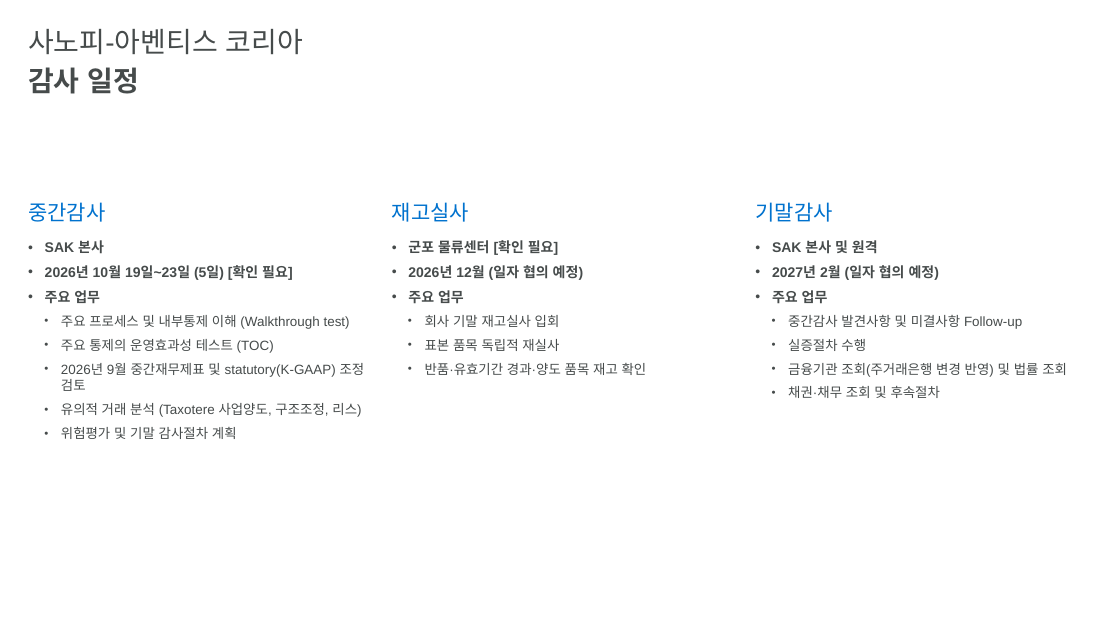
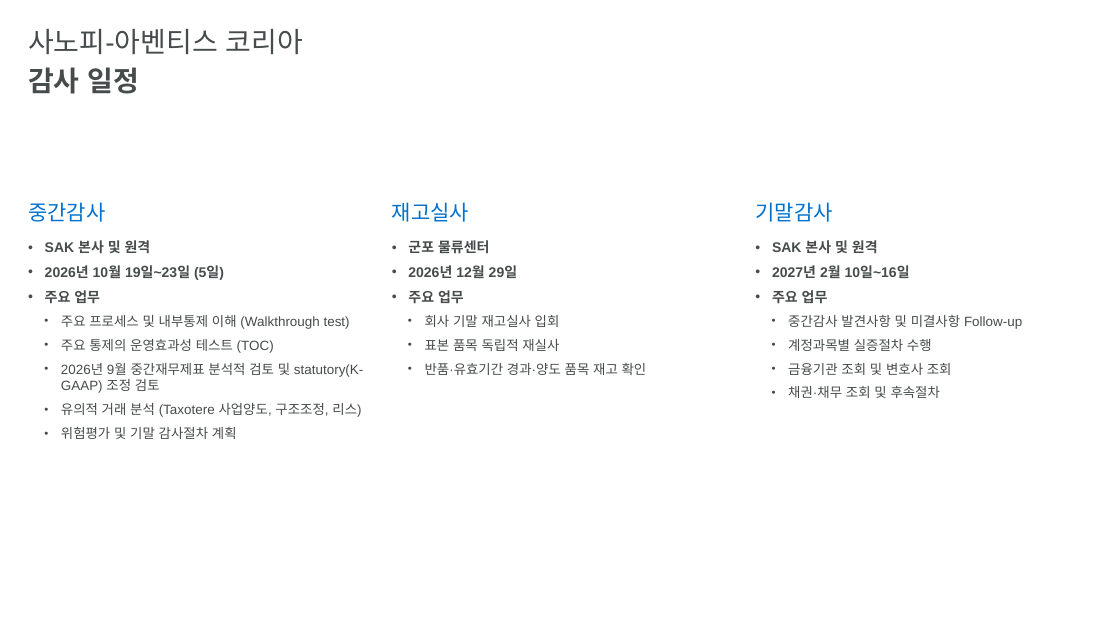
Before and after one commit to hansesle-maker/code, a slide deck: slide 4 of deliverables/SAK_FY2026_Interim_Closing_KO.pptx. Drawn at 1120x630 pixels with LibreOffice and Linux fonts; fonts in the diff are those of the drawing; background and template pictures are left out. Boxes give left, top, right and bottom in pixels: in the first picture for what was removed or moved away, otherwise in the second. Text is boxed around its words. In the diff, an @@ line names an element or a change of style, - is before the commit and + after.

```diff
--- a/deliverables/SAK_FY2026_Interim_Closing_KO.pptx
+++ b/deliverables/SAK_FY2026_Interim_Closing_KO.pptx
@@ text at (x1=45, y1=240, x2=224, y2=280): text changed @@
-• SAK 본사
-• 2026년 10월 19일~23일 (5일) [확인 필요]
+• SAK 본사 및 원격
+• 2026년 10월 19일~23일 (5일)
@@ text at (x1=408, y1=240, x2=517, y2=278): text changed @@
-• 군포 물류센터 [확인 필요]
-• 2026년 12월 (일자 협의 예정)
+• 군포 물류센터
+• 2026년 12월 29일
@@ text at (x1=772, y1=266, x2=910, y2=278): text changed @@
-• 2027년 2월 (일자 협의 예정)
+• 2027년 2월 10일~16일
@@ text at (x1=788, y1=339, x2=952, y2=375): text changed @@
-  • 실증절차 수행
-  • 금융기관 조회(주거래은행 변경 반영) 및 법률 조회
+  • 계정과목별 실증절차 수행
+  • 금융기관 조회 및 변호사 조회
@@ text at (x1=61, y1=363, x2=363, y2=393): text changed @@
-  • 2026년 9월 중간재무제표 및 statutory(K-GAAP) 조정 검토
+  • 2026년 9월 중간재무제표 분석적 검토 및 statutory(K-GAAP) 조정 검토
```
Also in this commit, not shown: 12 other slides changed, 8 slides removed.
